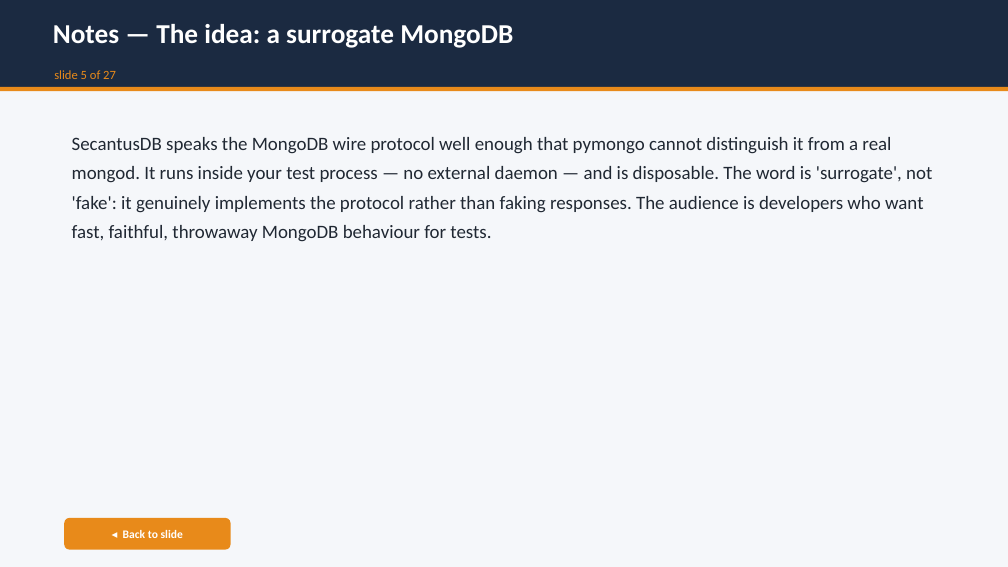
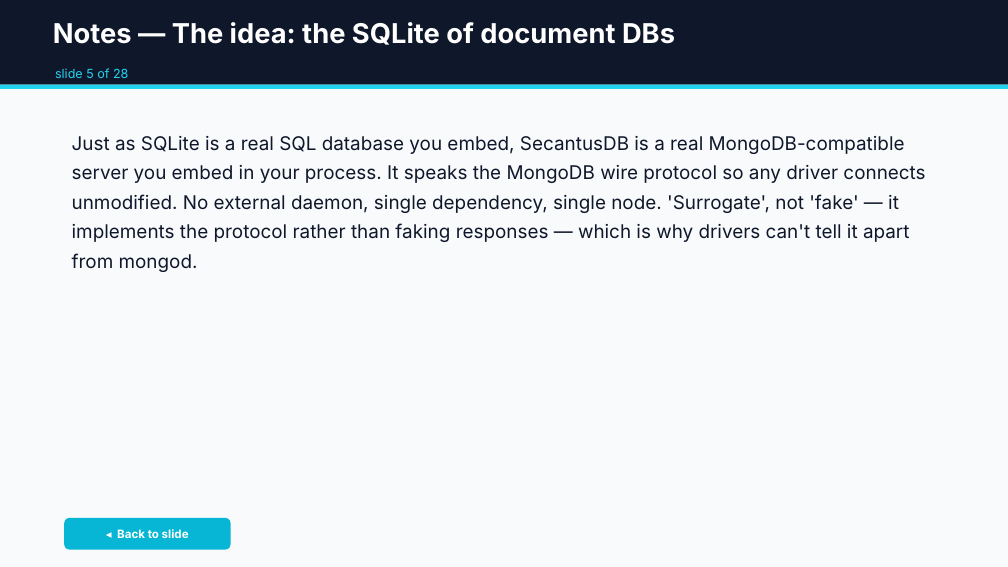
Before and after one commit to jdrumgoole/SecantusDB, a slide deck: slide 34 of docs/presentations/SecantusDB-overview.pptx (slide 33 before the commit). Drawn at 1008x567 pixels with LibreOffice and Linux fonts; fonts in the diff are those of the drawing. Boxes give left, top, right and bottom in pixels: in the first picture for what was removed or moved away, otherwise in the second. Text is boxed around its words. In the diff, an @@ line names an element or a change of style, - is before the commit and + after.

```diff
--- a/docs/presentations/SecantusDB-overview.pptx
+++ b/docs/presentations/SecantusDB-overview.pptx
@@ rectangle at (0, 0, 1008, 567): fill #F5F7FA to #F8FAFC @@
@@ rectangle at (0, 0, 1008, 85): fill #1B2A41 to #0F172A @@
@@ text at (53, 22, 675, 45): text changed; font Calibri to Inter @@
-Notes — The idea: a surrogate MongoDB
+Notes — The idea: the SQLite of document DBs
@@ rectangle at (0, 85, 1008, 89): fill #E88A1A to #22D3EE @@
@@ text at (55, 68, 128, 78): text changed; font Calibri to Inter; text colour #E88A1A to #22D3EE @@
-slide 5 of 27
+slide 5 of 28
@@ text at (72, 136, 925, 272): text changed; font Calibri to Inter; text colour #202833 to #0F172A @@
-SecantusDB speaks the MongoDB wire protocol well enough that pymongo cannot distinguish it from a real mongod. It runs inside your test process — no external daemon — and is disposable. The word is 'surrogate', not 'fake': it genuinely implements the protocol rather than faking responses. The audience is developers who want fast, faithful, throwaway MongoDB behaviour for tests.
+Just as SQLite is a real SQL database you embed, SecantusDB is a real MongoDB-compatible server you embed in your process. It speaks the MongoDB wire protocol so any driver connects unmodified. No external daemon, single dependency, single node. 'Surrogate', not 'fake' — it implements the protocol rather than faking responses — which is why drivers can't tell it apart from mongod.
@@ rounded rectangle "◂ Back to slide" at (64, 518, 231, 550): font Calibri to Inter; fill #E88A1A to #06B6D4 @@
```
Also in this commit, not shown: 52 other slides changed, 4 slides added, 2 slides removed, 4 other files.
